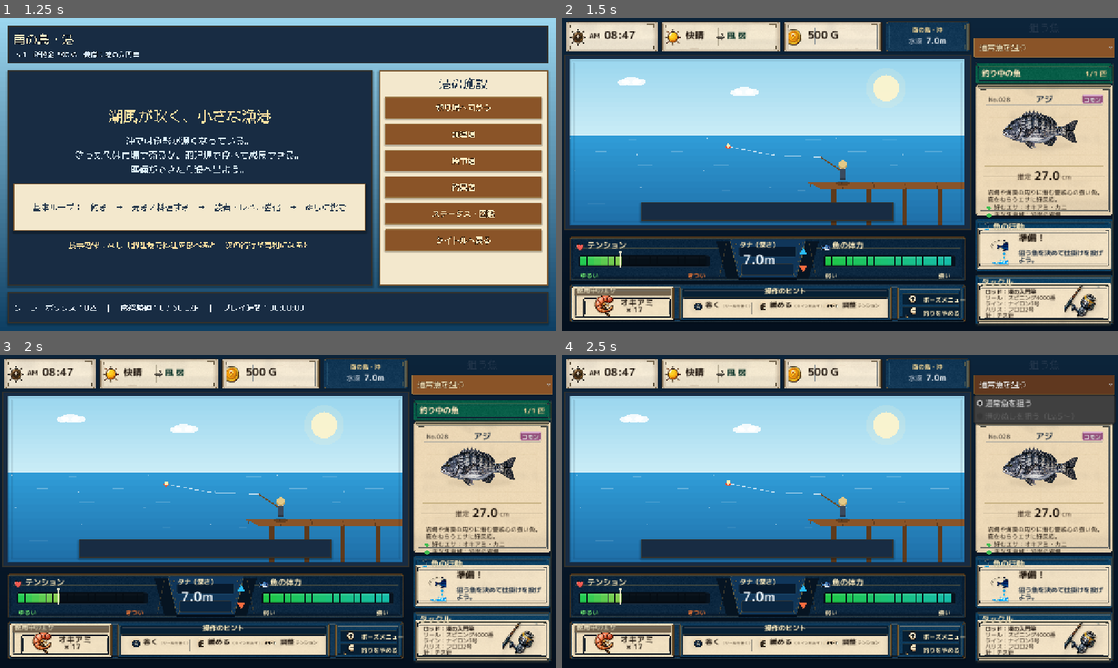
Above: before the commit, frames 1-4 (two rows, left to right).
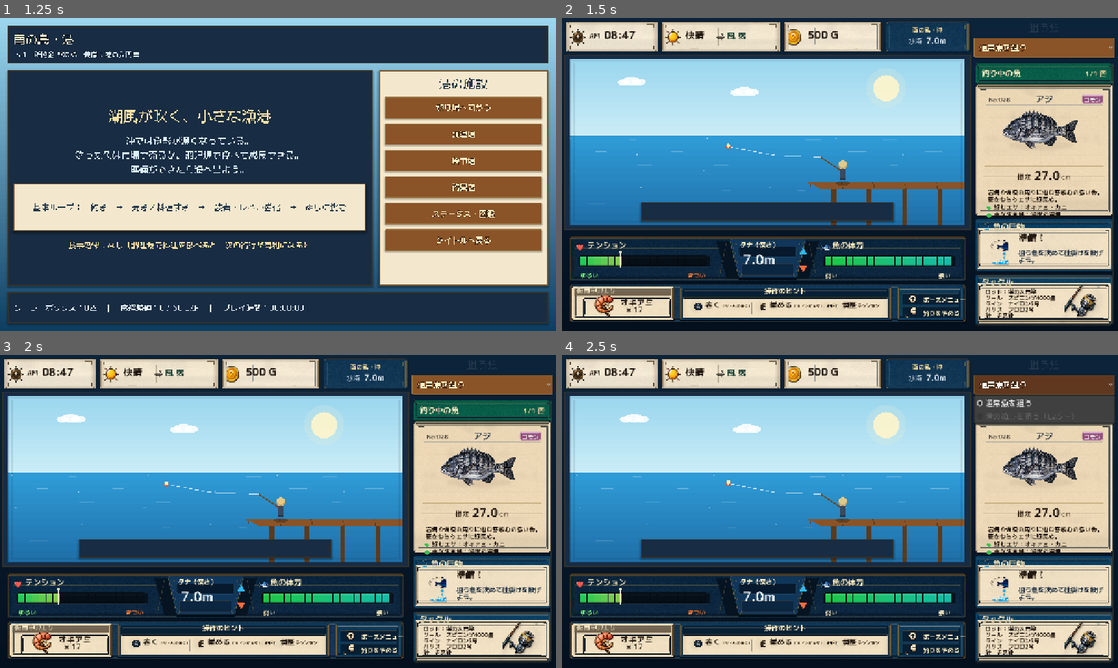
Above: after the commit, the same moments.

Repository: RYUKOU-OKUMURA/tsuri_quest_umi_mvp
Game: Godot game, scene res://scenes/main.tscn
The game is run twice, just before and just after one commit, with the same random seed, the same clock (stepped at 60 frames per second) and the same inputs.
Inputs:
- Up to frame 1 (1.25 s): click "ゲームを始める" at 0.5 s
- Up to frame 2 (1.5 s): click "釣り場へ向かう" at 1.25 s
- Up to frame 3 (2 s): no input
- Up to frame 4 (2.5 s): click "通常魚を狙う" at 2 s

Frame 1 is identical in both runs. In frame 2, 2.3% of the frame differs, in the area x 2-98%, y 2-96%; in frame 3, 2.3%; in frame 4, 2.3%.

Commit message:
Crispen fight UI typography

Diff:
--- a/src/ui/fight_fonts.gd
+++ b/src/ui/fight_fonts.gd
@@ -4,7 +4,7 @@
 
 const REGULAR_PATH := "res://assets/fonts/MPLUS1p-Regular.ttf"
 const BOLD_PATH := "res://assets/fonts/MPLUS1p-Bold.ttf"
-const ANTIALIASING := TextServer.FONT_ANTIALIASING_GRAY
+const ANTIALIASING := TextServer.FONT_ANTIALIASING_NONE
 
 static var _regular: FontFile
 static var _bold: FontFile
Not shown, changed: design-qa.md
Not shown, changed: docs/11_underwater_fight_showcase.md
